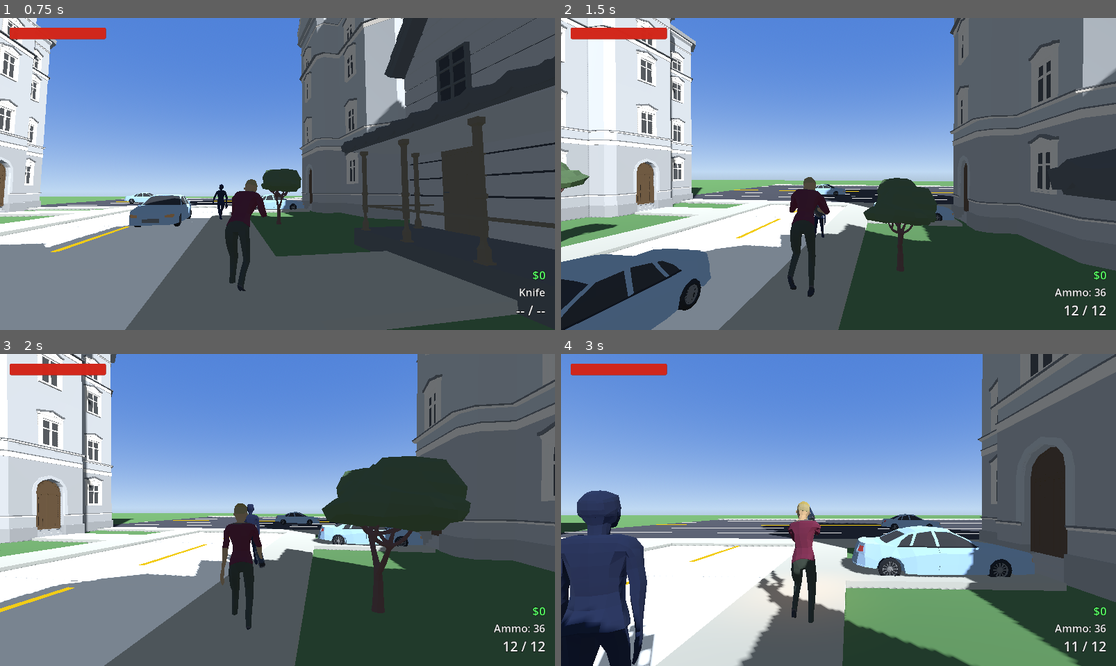
Above: before the commit, frames 1-4 (two rows, left to right).
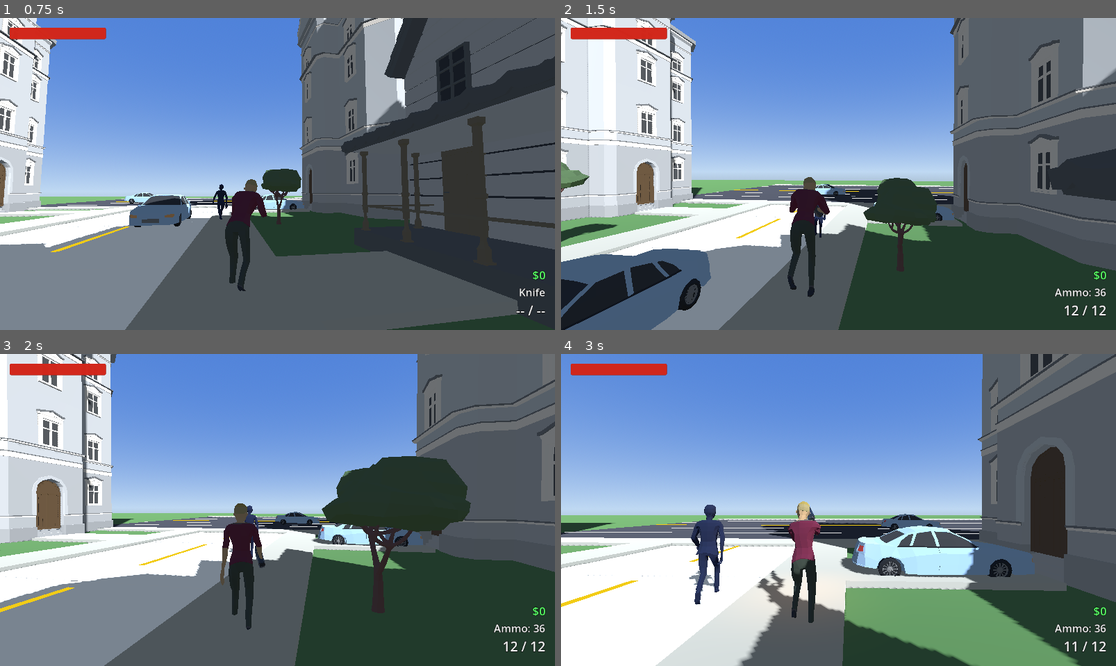
Above: after the commit, the same moments.

Repository: xena3222121/GTACloneAJFORK
Game: Godot game, scene res://scenes/World.tscn
The game is run twice, just before and just after one commit, with the same random seed, the same clock (stepped at 60 frames per second) and the same inputs.
Inputs (mouse positions are in pixels of both pictures, inside the frame that each line leads up to):
- Up to frame 1 (0.75 s): tap Enter at 0.5 s; move the mouse to (305, 174) at 0.52 s; hold W from 0.53 s (still down); tap 1 at 0.6 s; click (305, 174) at 0.67 s
- Up to frame 2 (1.5 s): keep holding W; tap Space at 0.77 s; tap 2 at 0.8, 1.35 s; move the mouse to (810, 174) at 1.27 s
- Up to frame 3 (2 s): keep holding W; tap Space at 1.52 s; tap 3 at 1.55 s
- Up to frame 4 (3 s): keep holding W; move the mouse to (849, 503) at 2.02 s; tap 3 at 2.1 s; tap 4 at 2.3, 2.85 s; move the mouse to (832, 516) at 2.77 s; click (832, 516) at 2.92 s

Frame 1 is identical in both runs. In frame 2, less than 0.1% of the frame differs, in the area x 45-48%, y 62-71%; in frame 3, 0.1%; in frame 4, 8.1%, in the area x 0-30%, y 43-100%.

Commit message:
Playtest fixes: give the knife a model+bite, widen cop patrols, new voice line
- Knife was purely a damage stat with no visible model at all - it's a
  primitive-mesh blade+handle now (mounted at the same bone attachment
  the gun uses, riding along with its existing idle/aim animation rather
  than needing its own), toggled visible only when the knife is equipped.
- Melee damage 35 -> 90: needing 4-5 connected hits while standing next
  to an armed enemy wasn't a real weapon, just a worse pistol with extra
  risk. 90 kills a cop (120hp) or civilian (150hp) in 2 hits.
- Police WANDER_RADIUS 3.0 -> 14.0: a 3-unit bubble around a fixed spawn
  point made the 4 cops in a ~150-unit city nearly impossible to
  stumble across - confirmed via a live headless sim that they were in
  fact spawned, alive, and wandering, just within a bubble too tight to
  ever cross paths with a roaming player. Not a bug, just undiscoverable.
- New "hurt" voice line ("I haven't felt this sad and pathetic since band
  camp...") from the user's own ARNOLD VOICE/Random Lines folder, played
  at a 30% chance whenever the player takes non-lethal damage.

Also fixes the actual reason none of the 3 voice lines from two sessions
ago were audible at all: their .wav.import files got swept up and deleted
during the mismatched-importer cleanup, since they'd only just been
generated at that point. load() on a .wav with no import metadata fails
silently - verified this directly (all 4 lines now load as real
AudioStreamWAV instances instead of null) rather than assuming the fix
worked.

Diff:
--- a/scenes/Player.tscn
+++ b/scenes/Player.tscn
@@ -35,6 +35,23 @@
 corner_radius_bottom_left = 4
 corner_radius_bottom_right = 4
 
+[sub_resource type="StandardMaterial3D" id="StandardMaterial3D_knife_blade"]
+albedo_color = Color(0.75, 0.78, 0.8, 1)
+metallic = 0.8
+roughness = 0.25
+
+[sub_resource type="BoxMesh" id="BoxMesh_knife_blade"]
+material = SubResource("StandardMaterial3D_knife_blade")
+size = Vector3(0.025, 0.007, 0.2)
+
+[sub_resource type="StandardMaterial3D" id="StandardMaterial3D_knife_handle"]
+albedo_color = Color(0.1, 0.08, 0.07, 1)
+roughness = 0.9
+
+[sub_resource type="BoxMesh" id="BoxMesh_knife_handle"]
+material = SubResource("StandardMaterial3D_knife_handle")
+size = Vector3(0.035, 0.035, 0.11)
+
 [node name="Player" type="CharacterBody3D" unique_id=832341169]
 script = ExtResource("1")
 
@@ -51,6 +68,17 @@
 
 [node name="GunViewmodel" parent="Model/HumanArmature/GeneralSkeleton/BoneAttachment3D" instance=ExtResource("4")]
 transform = Transform3D(0.84, 0, 0, 0, -0.84, 0, 0, 0, -0.84, 0, 0.22, 0.05)
+
+[node name="KnifeViewmodel" type="Node3D" parent="Model/HumanArmature/GeneralSkeleton/BoneAttachment3D"]
+transform = Transform3D(0.84, 0, 0, 0, -0.84, 0, 0, 0, -0.84, 0, 0.22, 0.05)
+visible = false
+
+[node name="Handle" type="MeshInstance3D" parent="Model/HumanArmature/GeneralSkeleton/BoneAttachment3D/KnifeViewmodel"]
+mesh = SubResource("BoxMesh_knife_handle")
+
+[node name="Blade" type="MeshInstance3D" parent="Model/HumanArmature/GeneralSkeleton/BoneAttachment3D/KnifeViewmodel"]
+transform = Transform3D(1, 0, 0, 0, 1, 0, 0, 0, 1, 0, 0, 0.155)
+mesh = SubResource("BoxMesh_knife_blade")
 
 [node name="MuzzlePoint" type="Marker3D" parent="Model/HumanArmature/GeneralSkeleton/BoneAttachment3D/GunViewmodel"]
 transform = Transform3D(1, 0, 0, 0, 1, 0, 0, 0, 1, 1.45, 0.45, 0)
--- a/scripts/player.gd
+++ b/scripts/player.gd
@@ -55,6 +55,8 @@
 	"res://Audio/Arnold/Player Shot Someone/Fuck bro I shot you right in the dick my bad bro.wav",
 ]
 const PLAYER_KILL_LINE_CHANCE := 0.6
+const PLAYER_HURT_LINE := "res://Audio/Arnold/Random Lines/I havent felt this sad and pathetic since band camp.wav"
+const PLAYER_HURT_LINE_CHANCE := 0.3
 
 const IMPACT_EFFECT := preload("res://scenes/ImpactEffect.tscn")
 const IMPACT_HIT := preload("res://scenes/ImpactHit.tscn")
@@ -72,7 +74,7 @@
 const RECOIL_KICK := 0.05
 
 const MELEE_RANGE := 2.2
-const MELEE_DAMAGE := 35.0
+const MELEE_DAMAGE := 90.0 # 2 solid hits kill anything (Police=120hp, NPC=150hp) - a knife needing 4-5 hits while standing next to an armed enemy wasn't a real weapon
 const MELEE_COOLDOWN := 0.85 # Punch_Cross is ~1s long; this lets the swing mostly play out before it can be re-triggered
 const MELEE_RECOIL_KICK := 0.12
 
@@ -128,6 +130,7 @@
 @onready var spring_arm: SpringArm3D = $CameraPivot/SpringArm3D
 @onready var camera: Camera3D = $CameraPivot/SpringArm3D/Camera3D
 @onready var gun_viewmodel: Node3D = $Model/HumanArmature/GeneralSkeleton/BoneAttachment3D/GunViewmodel
+@onready var knife_viewmodel: Node3D = $Model/HumanArmature/GeneralSkeleton/BoneAttachment3D/KnifeViewmodel
 @onready var muzzle_point: Marker3D = $Model/HumanArmature/GeneralSkeleton/BoneAttachment3D/GunViewmodel/MuzzlePoint
 @onready var muzzle_flash: MeshInstance3D = $Model/HumanArmature/GeneralSkeleton/BoneAttachment3D/GunViewmodel/MuzzlePoint/MuzzleFlash
 @onready var muzzle_light: OmniLight3D = $Model/HumanArmature/GeneralSkeleton/BoneAttachment3D/GunViewmodel/MuzzlePoint/MuzzleLight
@@ -587,6 +590,10 @@
 
 	gun_viewmodel.transform.basis = gun_rot_idle.slerp(gun_rot_aim, aim_blend).scaled(Vector3.ONE * GUN_SCALE)
 	gun_viewmodel.transform.origin = GUN_ORIGIN
+	# Knife has no separate idle/aim pose of its own - it just rides along in
+	# the same hand position/orientation the gun would otherwise be in.
+	knife_viewmodel.transform.basis = gun_viewmodel.transform.basis
+	knife_viewmodel.transform.origin = GUN_ORIGIN
 
 	move_and_slide()
 	_check_vehicle_collisions()
@@ -700,6 +707,7 @@
 		Weapon.MAC10: tint = Color(0.15, 0.15, 0.18)
 	_tint_gun_viewmodel(tint)
 	gun_viewmodel.visible = weapon != Weapon.KNIFE
+	knife_viewmodel.visible = weapon == Weapon.KNIFE
 	_update_ammo_label()
 	_update_reserve_ammo_label()
 
@@ -1166,6 +1174,9 @@
 	health_bar.value = health
 	if health <= 0.0:
 		die()
+	elif not voice_line_player.playing and randf() < PLAYER_HURT_LINE_CHANCE:
+		voice_line_player.stream = load(PLAYER_HURT_LINE)
+		voice_line_player.play()
 
 func die() -> void:
 	if dead:
--- a/scripts/police.gd
+++ b/scripts/police.gd
@@ -2,7 +2,7 @@
 
 const WALK_SPEED := 1.8
 const CHASE_SPEED := 3.4
-const WANDER_RADIUS := 3.0
+const WANDER_RADIUS := 14.0 # was 3.0 - too tight a bubble around a fixed post made cops nearly impossible to stumble across in a city this size
 const ARRIVE_DIST := 0.6
 const IDLE_TIME_MIN := 1.5
 const IDLE_TIME_MAX := 4.0
Not shown, added: Audio/Arnold/Random Lines/I havent felt this sad and pathetic since band camp.wav.import
Not shown, added: Audio/Arnold/Random Lines/I havent felt this sad and pathetic since band camp.mp4
Not shown, added: Audio/Arnold/Random Lines/I havent felt this sad and pathetic since band camp.wav
